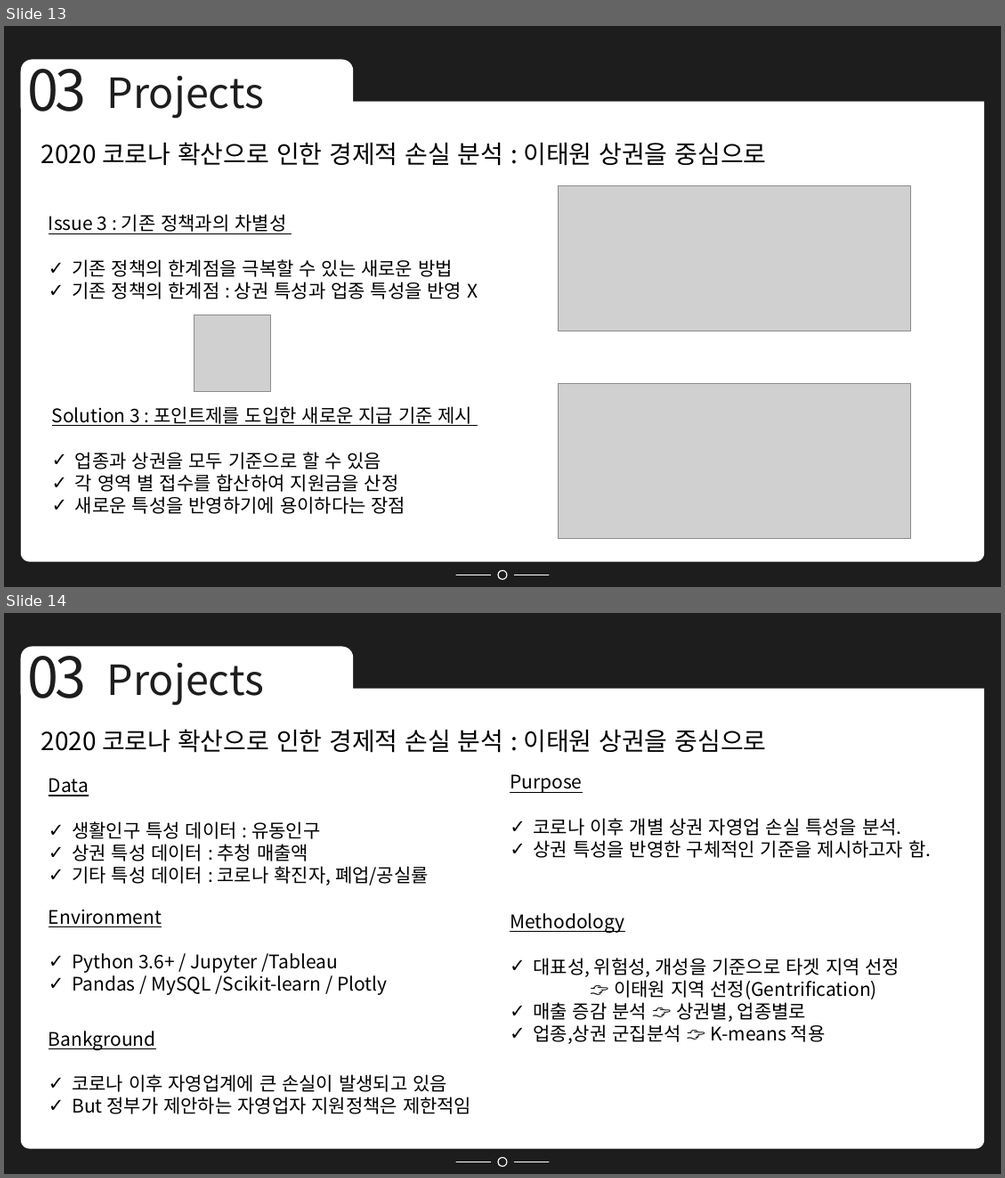
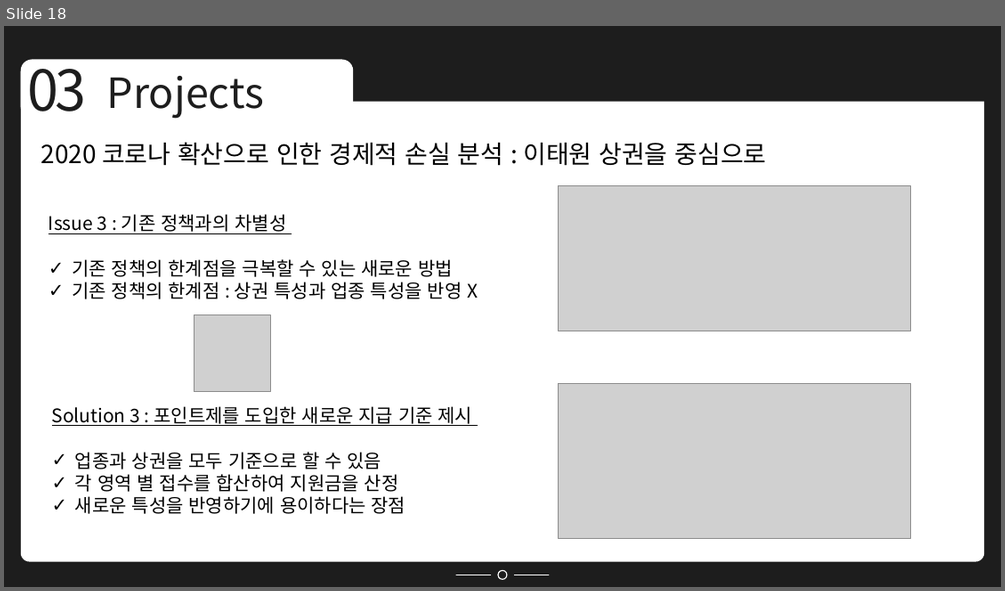
Before and after one commit to Minsung-commit/TIL, a slide deck: 포트폴리오 NEW.pptx. Shown one above the other, each under a label of ours: slides 13 and 14 before the commit, slide 18 after it. The pictures are 1005x1178 and 1005x591 pixels, drawn with LibreOffice and Linux fonts; fonts in the diff are those of the drawing; grey boxes stand for pictures. Boxes give left, top, right and bottom in pixels: in the first picture for what was removed or moved away, otherwise in the second. Text is boxed around its words. In the diff, an @@ line names an element or a change of style, - is before the commit and + after.

```diff
--- a/포트폴리오 NEW.pptx
+++ b/포트폴리오 NEW.pptx
@@ slide 14 removed at bbox=[4, 613, 1001, 1174], background #1D1D1D; not listed: 6 template elements that a slide beside it also shows @@
@@ text removed at bbox=[27, 641, 86, 698] @@
-03
@@ text removed at bbox=[107, 663, 264, 706] @@
-Projects
@@ text removed at bbox=[41, 729, 767, 753] @@
-2020 코로나 확산으로 인한 경제적 손실 분석 : 이태원 상권을 중심으로
@@ text removed at bbox=[48, 778, 429, 885] @@
-Data
-✓ 생활인구 특성 데이터 : 유동인구
-✓ 상권 특성 데이터 : 추청 매출액
-✓ 기타 특성 데이터 : 코로나 확진자, 폐업/공실률
@@ text removed at bbox=[510, 774, 930, 858] @@
-Purpose
-✓ 코로나 이후 개별 상권 자영업 손실 특성을 분석.
-✓ 상권 특성을 반영한 구체적인 기준을 제시하고자 함.
@@ text removed at bbox=[48, 909, 387, 995] @@
-Environment
-✓ Python 3.6+ / Jupyter /Tableau
-✓ Pandas / MySQL /Scikit-learn / Plotly
@@ text removed at bbox=[510, 913, 900, 1044] @@
-Methodology
-✓ 대표성, 위험성, 개성을 기준으로 타겟 지역 선정
-👉 이태원 지역 선정(Gentrification)
-✓ 매출 증감 분석 👉 상권별, 업종별로
-✓ 업종,상권 군집분석 👉 K-means 적용
@@ text removed at bbox=[48, 1030, 471, 1114] @@
-Bankground
-✓ 코로나 이후 자영업계에 큰 손실이 발생되고 있음
-✓ But 정부가 제안하는 자영업자 지원정책은 제한적임
@@ what was slide 13 is now slide 18 @@
```
Also in this commit, not shown: 3 slides changed, 5 slides added, 4 other slides removed, 4 other files.
